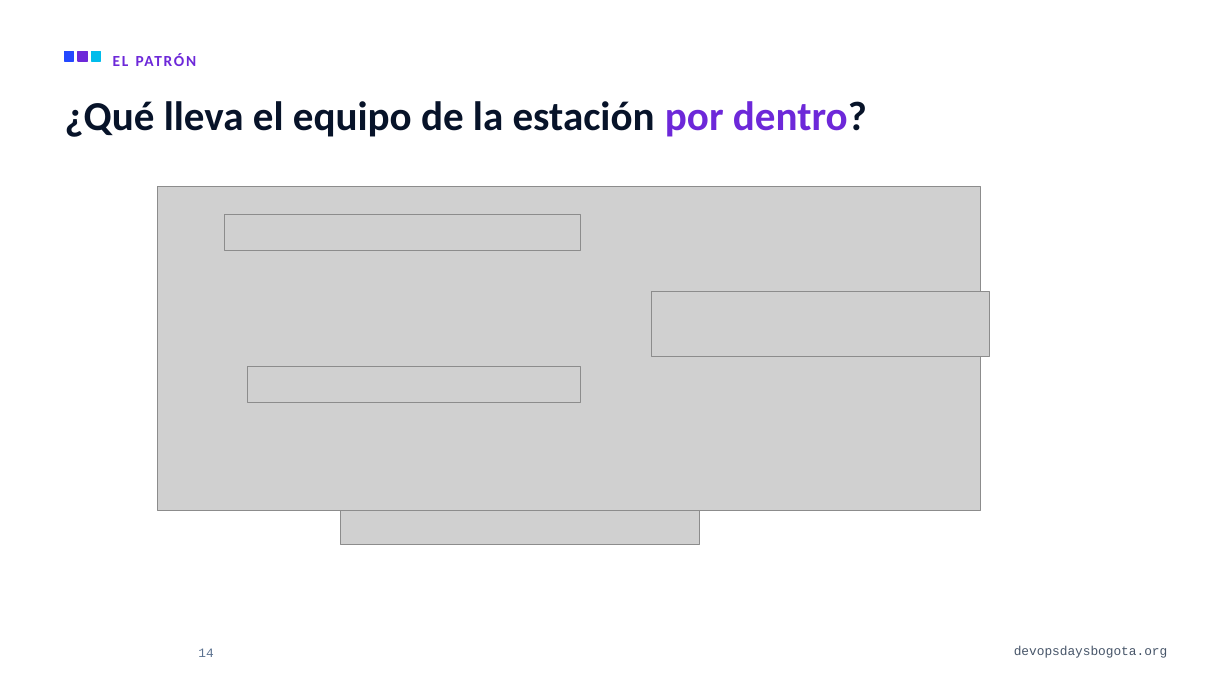
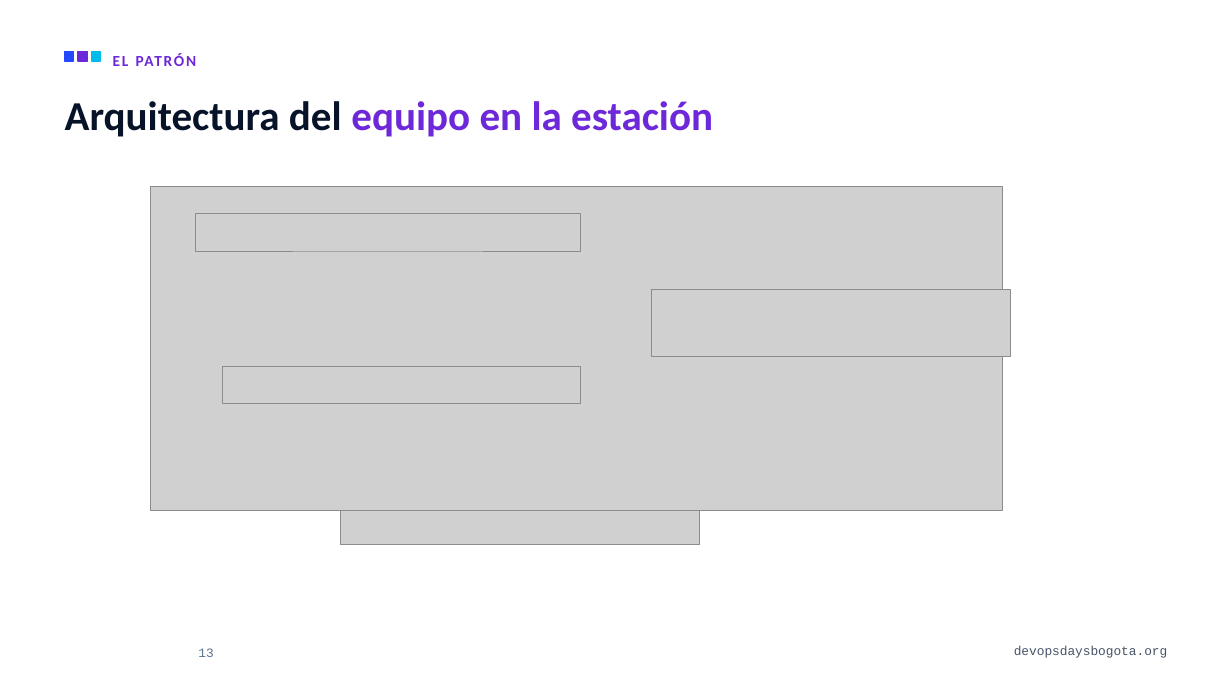
Before and after one commit to alejandro945/mlops-a-ciegas, a slide deck: slide 13 of talk/MLOps-a-ciegas-DevOpsDays-Bogota-2026.pptx (slide 14 before the commit). Drawn at 1232x693 pixels with LibreOffice and Linux fonts; fonts in the diff are those of the drawing; grey boxes stand for pictures; background and template pictures are left out. Boxes give left, top, right and bottom in pixels: in the first picture for what was removed or moved away, otherwise in the second. Text is boxed around its words. In the diff, an @@ line names an element or a change of style, - is before the commit and + after.

```diff
--- a/talk/MLOps-a-ciegas-DevOpsDays-Bogota-2026.pptx
+++ b/talk/MLOps-a-ciegas-DevOpsDays-Bogota-2026.pptx
@@ title at bbox=[65, 101, 713, 137]: text changed; text colour #071329 to #6D28D9 @@
-¿Qué lleva el equipo de la estación por dentro?
+Arquitectura del equipo en la estación
@@ picture: place and size @@
-picture at bbox=[157, 187, 981, 510]
+picture at bbox=[151, 187, 1003, 511]
@@ picture: place and size @@
-picture at bbox=[224, 214, 579, 250]
+picture at bbox=[196, 213, 580, 250]
@@ picture: place and size @@
-picture at bbox=[652, 291, 989, 356]
+picture at bbox=[652, 290, 1011, 357]
@@ picture: place and size @@
-picture at bbox=[248, 367, 580, 403]
+picture at bbox=[222, 367, 580, 404]
@@ page number at bbox=[198, 648, 213, 657]: text changed @@
-14
+13
```
Also in this commit, not shown: 28 other slides changed, 1 slide added, 3 slides removed, 29 other files.
